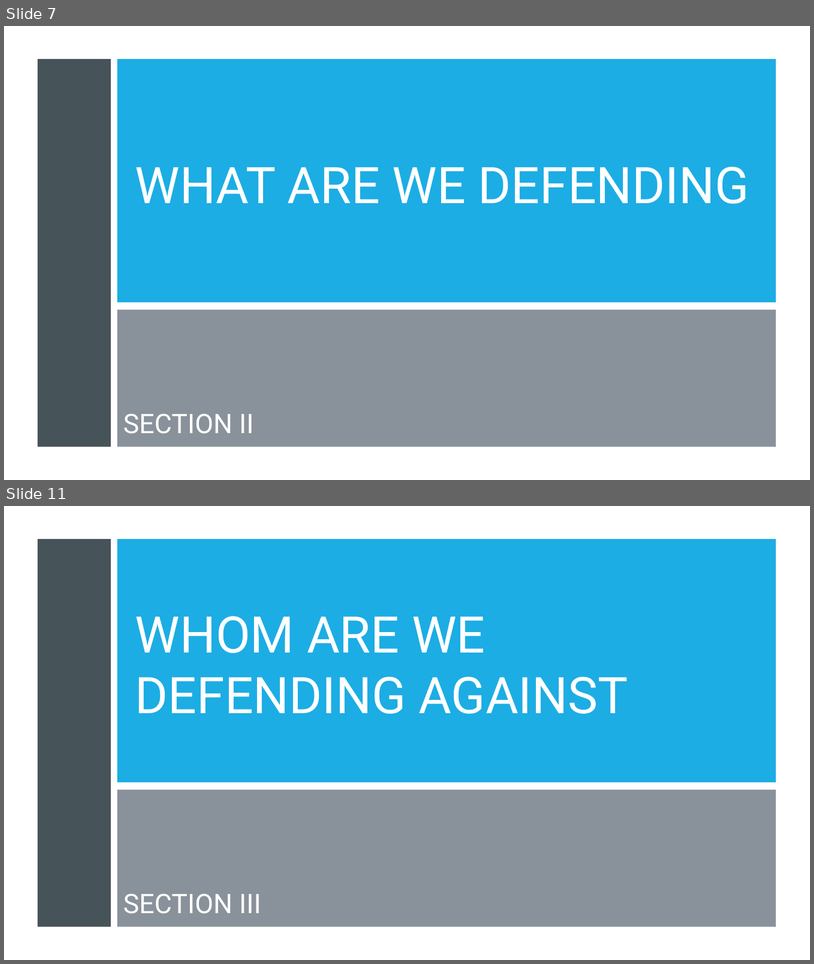
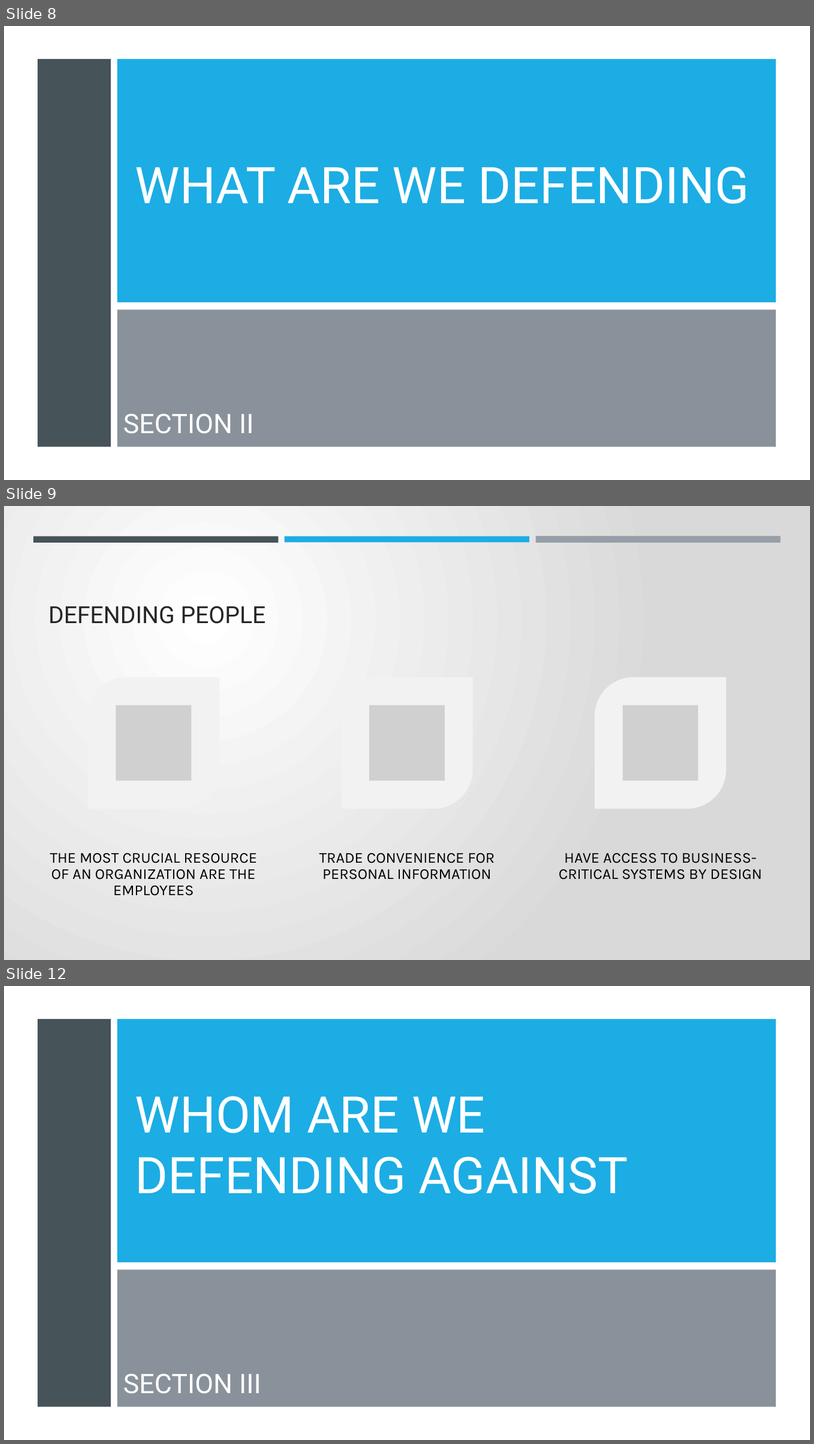
Before and after one commit to dr-natetorious/TIM-8301-Principals_of_CyberSecurity, a slide deck: Week8_OrgNeedsPresentation/BachmeierNTIM8301-8.pptx. Shown one above the other, each under a label of ours: slides 7 and 11 before the commit, slides 8, 9 and 12 after it; the slides between them are not shown. The pictures are 814x964 and 814x1444 pixels, drawn with LibreOffice and Linux fonts; fonts in the diff are those of the drawing; grey boxes stand for pictures. Boxes give left, top, right and bottom in pixels: in the first picture for what was removed or moved away, otherwise in the second. Text is boxed around its words. In the diff, an @@ line names an element or a change of style, - is before the commit and + after.

```diff
--- a/Week8_OrgNeedsPresentation/BachmeierNTIM8301-8.pptx
+++ b/Week8_OrgNeedsPresentation/BachmeierNTIM8301-8.pptx
@@ slide 9 added at (4, 506, 810, 960), background gradient #FFFFFF to #D9D9D9 @@
@@ rectangle added at (33, 536, 279, 542), fill #465359 @@
@@ rectangle added at (285, 536, 530, 542), fill #1CADE4 @@
@@ rectangle added at (536, 536, 781, 543), fill #969FA7 @@
@@ title added at (48, 606, 266, 624), 28 pt, text #262626 @@
+DEFENDING PEOPLE
@@ group added at (50, 677, 763, 895): 3 round diag rects, 3 pictures, 3 texts @@
+THE MOST CRUCIAL RESOURCE OF AN ORGANIZATION ARE THE EMPLOYEES
+TRADE CONVENIENCE FOR PERSONAL INFORMATION
+HAVE ACCESS TO BUSINESS-CRITICAL SYSTEMS BY DESIGN
@@ what was slide 7 is now slide 8 @@
@@ what was slide 11 is now slide 12 @@
```
Also in this commit, not shown: 4 slides changed, 6 other slides added, 6 slides removed, 1 other file.
